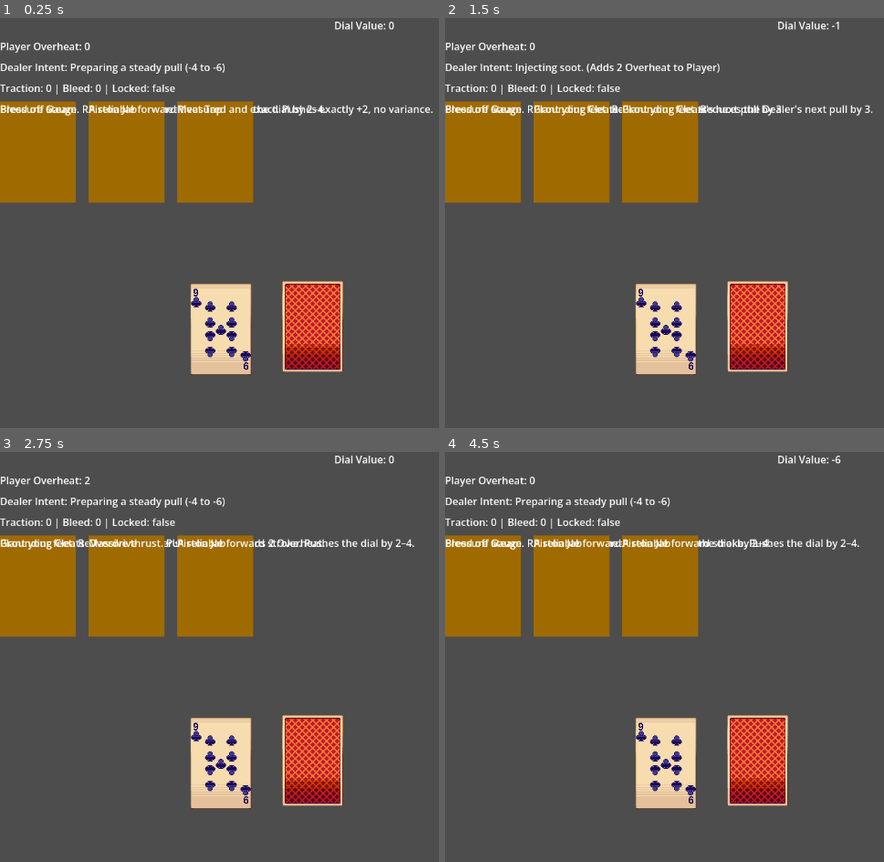
Above: before the commit, frames 1-4 (two rows, left to right).
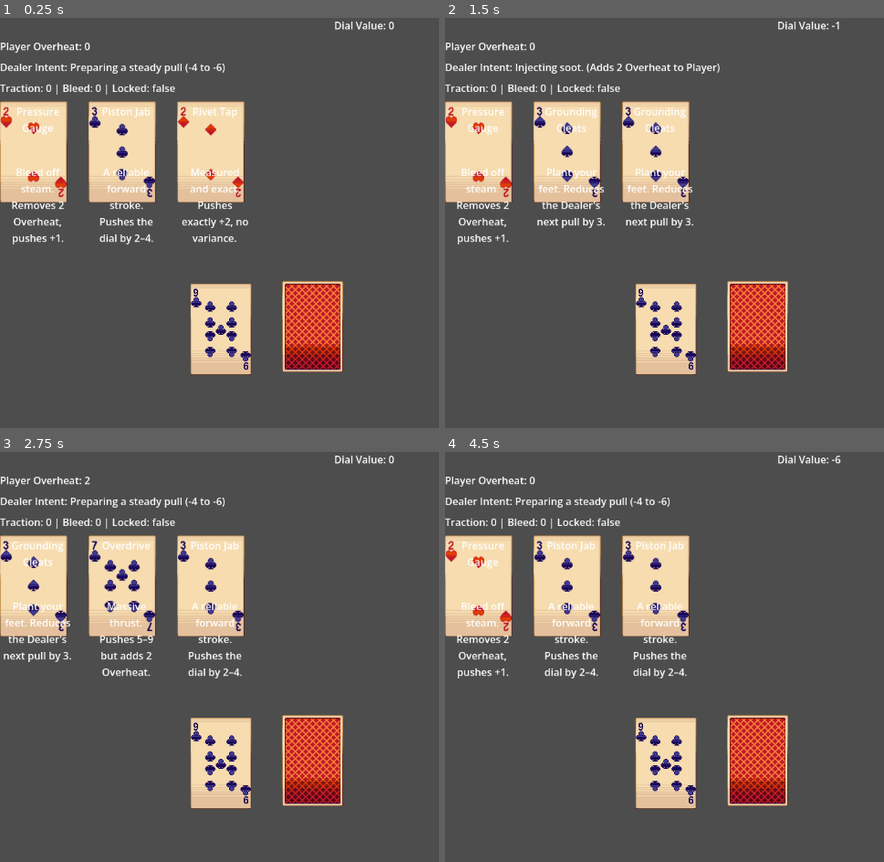
Above: after the commit, the same moments.

Repository: AdLgames/tugow
Game: Godot game, scene res://main.tscn
Same seed, same stepped clock (60 frames per second), same inputs: the game is played once before the commit and once after it.
Inputs (mouse positions are in pixels of both pictures, inside the frame that each line leads up to):
- Up to frame 1 (0.25 s): no input
- Up to frame 2 (1.5 s): tap Enter at 0.5 s; move the mouse to (484, 264) at 0.52 s; click (484, 264) at 0.67 s; tap Space at 1.25 s; move the mouse to (572, 264) at 1.27 s; click (572, 264) at 1.42 s
- Up to frame 3 (2.75 s): tap Enter at 2 s; move the mouse to (39, 698) at 2.02 s; click (39, 698) at 2.17 s
- Up to frame 4 (4.5 s): tap Space at 2.75 s; move the mouse to (572, 698) at 2.77 s; click (572, 698) at 2.92 s; tap Enter at 3.5 s; move the mouse to (484, 698) at 3.52 s; click (484, 698) at 3.67 s; click "Play Again" at 4.25 s

The runs differ from the first frame. In frame 1, 14% of the frame differs, in the area x 0-99%, y 20-56%; in frame 2, 14%; in frame 3, 14%; in frame 4, 14%.

Commit message:
Add pixel art to cards using number card PNGs
- Add TextureRect (CardArt) to card_ui.tscn to display card images
- Add "art" field to every card in card_database.gd mapping to number card PNGs
- Update card_ui.gd populate_card() to load and display the texture
- Remove old ColorRect brown background, replaced by actual card art
- Position NameLabel and DescriptionLabel over the card art with word wrap

Co-Authored-By: Claude Sonnet 4.6 <noreply@anthropic.com>
Claude-Session: https://claude.ai/code/session_01TWcZhCTjepdonkKqzq9x86

Diff:
--- a/card_database.gd
+++ b/card_database.gd
@@ -44,6 +44,7 @@
 		"variance": 1,           # Resolves 2–4
 		"rarity": "COMMON",
 		"tag": ["STEAM"],
+		"art": "res://Assets/Pixel Fantasy Player Cards/Player Cards/card-clubs-3.png",
 		"description": "A reliable forward stroke. Pushes the dial by 2–4.",
 	},
 
@@ -54,6 +55,7 @@
 		"variance": 0,           # Fixed: always reduces next dealer pull by 3
 		"rarity": "COMMON",
 		"tag": ["DEFENSE"],
+		"art": "res://Assets/Pixel Fantasy Player Cards/Player Cards/card-spades-3.png",
 		"description": "Plant your feet. Reduces the Dealer's next pull by 3.",
 	},
 
@@ -65,6 +67,7 @@
 		"drain_val": 2,          # Removes 2 Overheat stacks
 		"rarity": "COMMON",
 		"tag": ["STEAM"],
+		"art": "res://Assets/Pixel Fantasy Player Cards/Player Cards/card-hearts-2.png",
 		"description": "Bleed off steam. Removes 2 Overheat, pushes +1.",
 	},
 
@@ -75,6 +78,7 @@
 		"variance": 0,           # Fixed push of 2 — boring but safe
 		"rarity": "COMMON",
 		"tag": ["PRECISION"],
+		"art": "res://Assets/Pixel Fantasy Player Cards/Player Cards/card-diamonds-2.png",
 		"description": "Measured and exact. Pushes exactly +2, no variance.",
 	},
 
@@ -88,6 +92,7 @@
 		"cost": {"type": "OVERHEAT", "amount": 2}, # STRONGLY TYPED
 		"rarity": "UNCOMMON",
 		"tag": ["HEAVY", "STEAM"],
+		"art": "res://Assets/Pixel Fantasy Player Cards/Player Cards/card-clubs-7.png",
 		"description": "Massive thrust. Pushes 5–9 but adds 2 Overheat.",
 	},
 
@@ -99,6 +104,7 @@
 		"delay_turns": 1,
 		"rarity": "UNCOMMON",
 		"tag": ["STEAM"],
+		"art": "res://Assets/Pixel Fantasy Player Cards/Player Cards/card-hearts-7.png",
 		"description": "Coil tension now, release next turn. Pushes 6–8 at start of your next turn.",
 	},
 
@@ -111,6 +117,7 @@
 		"free_action": true,     # PLAYER KEEPS THEIR TURN
 		"rarity": "UNCOMMON",
 		"tag": ["STEAM"],
+		"art": "res://Assets/Pixel Fantasy Player Cards/Player Cards/card-diamonds-4.png",
 		"description": "Engage a higher gear. The next card you play is worth 1.5× its rolled value.",
 	},
 
@@ -123,6 +130,7 @@
 		"bonus_val": 8,          # Extra push if condition met (total 3+8=11)
 		"rarity": "UNCOMMON",
 		"tag": ["PRECISION"],
+		"art": "res://Assets/Pixel Fantasy Player Cards/Player Cards/card-hearts-5.png",
 		"description": "Pushes +3. If the dial is on a multiple of 5, pushes +11 instead.",
 	},
 
@@ -134,6 +142,7 @@
 		"cost": {"type": "OVERHEAT", "amount": 1}, # STRONGLY TYPED
 		"rarity": "UNCOMMON",
 		"tag": ["DEFENSE", "HEAVY"],
+		"art": "res://Assets/Pixel Fantasy Player Cards/Player Cards/card-spades-6.png",
 		"description": "Heavy protection. Reduces Dealer's next pull by 5–7, but adds 1 Overheat.",
 	},
 
@@ -145,6 +154,7 @@
 		"stacks": 2,             # Applies 2 Bleed to dealer (each reduces dealer pull by 1/stack/turn)
 		"rarity": "UNCOMMON",
 		"tag": ["ATTRITION"],
+		"art": "res://Assets/Pixel Fantasy Player Cards/Player Cards/card-spades-2.png",
 		"description": "Corrode the mechanism. Dealer's pulls are reduced by 1 per Bleed stack for 2 turns.",
 	},
 
@@ -158,6 +168,7 @@
 		"cost": {"type": "OVERHEAT", "amount": 3}, # STRONGLY TYPED
 		"rarity": "RARE",
 		"tag": ["HEAVY", "STEAM"],
+		"art": "res://Assets/Pixel Fantasy Player Cards/Player Cards/card-clubs-10.png",
 		"description": "Push everything to the limit. Pushes 7–13, adds 3 Overheat. Dangerous.",
 	},
 
@@ -170,6 +181,7 @@
 		"bonus_val": 10,         # Lands exactly on multiple of 5 → +10 bonus on top of push
 		"rarity": "RARE",
 		"tag": ["PRECISION", "STEAM"],
+		"art": "res://Assets/Pixel Fantasy Player Cards/Player Cards/card-diamonds-5.png",
 		"description": "Pushes +5. If the result lands exactly on a multiple of 5, gain +10 additional.",
 	},
 
@@ -181,6 +193,7 @@
 		"drain_val": 99,         # Clears ALL Overheat
 		"rarity": "RARE",
 		"tag": ["DEFENSE", "STEAM"],
+		"art": "res://Assets/Pixel Fantasy Player Cards/Player Cards/card-hearts-9.png",
 		"description": "Full pressure release. Clears all Overheat stacks, pushes +2.",
 	},
 
@@ -192,6 +205,7 @@
 		"stacks": 1,             # Applies "LOCKED" status — dealer's NEXT TURN does 0 pull
 		"rarity": "RARE",
 		"tag": ["DEFENSE", "PRECISION"],
+		"art": "res://Assets/Pixel Fantasy Player Cards/Player Cards/card-spades-10.png",
 		"description": "Engage the governor. The Dealer's next turn pull is reduced to zero.",
 	},
 
@@ -205,6 +219,7 @@
 		"free_action": true,     # PLAYER KEEPS THEIR TURN
 		"rarity": "RARE",
 		"tag": ["HEAVY", "STEAM"],
+		"art": "res://Assets/Pixel Fantasy Player Cards/Player Cards/card-hearts-8.png",
 		"description": "Push twice as hard. Next card played hits for 2× value, but adds 2 Overheat.",
 	},
 }
--- a/card_ui.gd
+++ b/card_ui.gd
@@ -4,6 +4,7 @@
 
 var stored_card_id: String = ""
 
+@onready var card_art = $CardArt
 @onready var name_label = $NameLabel
 @onready var description_label = $DescriptionLabel
 
@@ -14,6 +15,9 @@
 	name_label.text = card_data.name
 	description_label.text = card_data.description
 
+	if card_data.has("art"):
+		card_art.texture = load(card_data.art)
+
 func _gui_input(event: InputEvent) -> void:
 	if event is InputEventMouseButton:
 		if event.button_index == MOUSE_BUTTON_LEFT and event.pressed:
--- a/card_ui.tscn
+++ b/card_ui.tscn
@@ -14,18 +14,26 @@
 grow_vertical = 2
 script = ExtResource("1_gf2xd")
 
-[node name="ColorRect" type="ColorRect" parent="." unique_id=1851713431]
+[node name="CardArt" type="TextureRect" parent="."]
 layout_mode = 0
 offset_right = 120.0
 offset_bottom = 160.0
-color = Color(0.6225118, 0.41678265, 0, 1)
+stretch_mode = 4
 
 [node name="NameLabel" type="Label" parent="." unique_id=2050810812]
 layout_mode = 0
-offset_right = 40.0
-offset_bottom = 23.0
+offset_left = 4.0
+offset_top = 4.0
+offset_right = 116.0
+offset_bottom = 24.0
+horizontal_alignment = 1
+autowrap_mode = 2
 
 [node name="DescriptionLabel" type="Label" parent="." unique_id=1399725359]
 layout_mode = 0
-offset_right = 40.0
-offset_bottom = 23.0
+offset_left = 4.0
+offset_top = 100.0
+offset_right = 116.0
+offset_bottom = 156.0
+horizontal_alignment = 1
+autowrap_mode = 2
